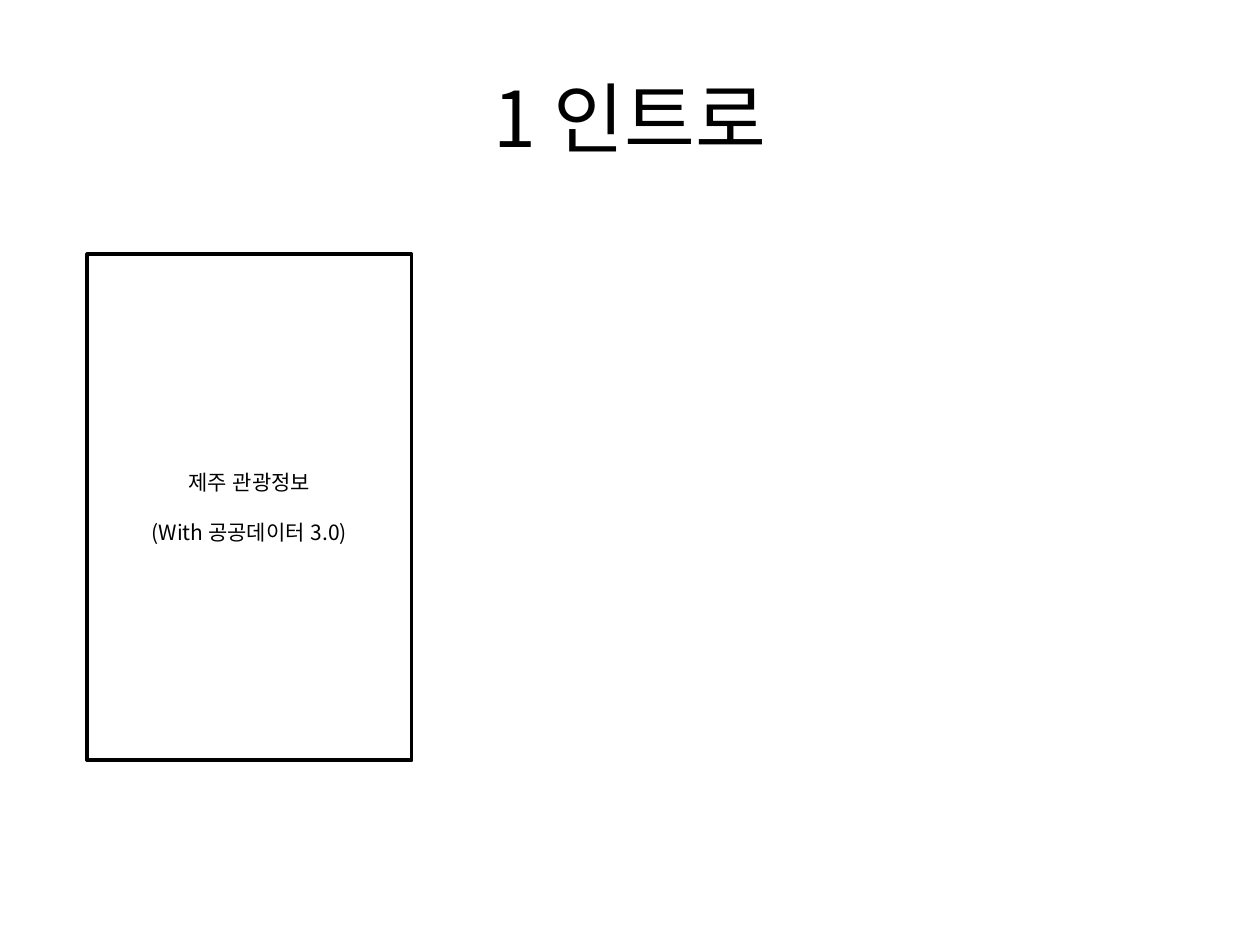
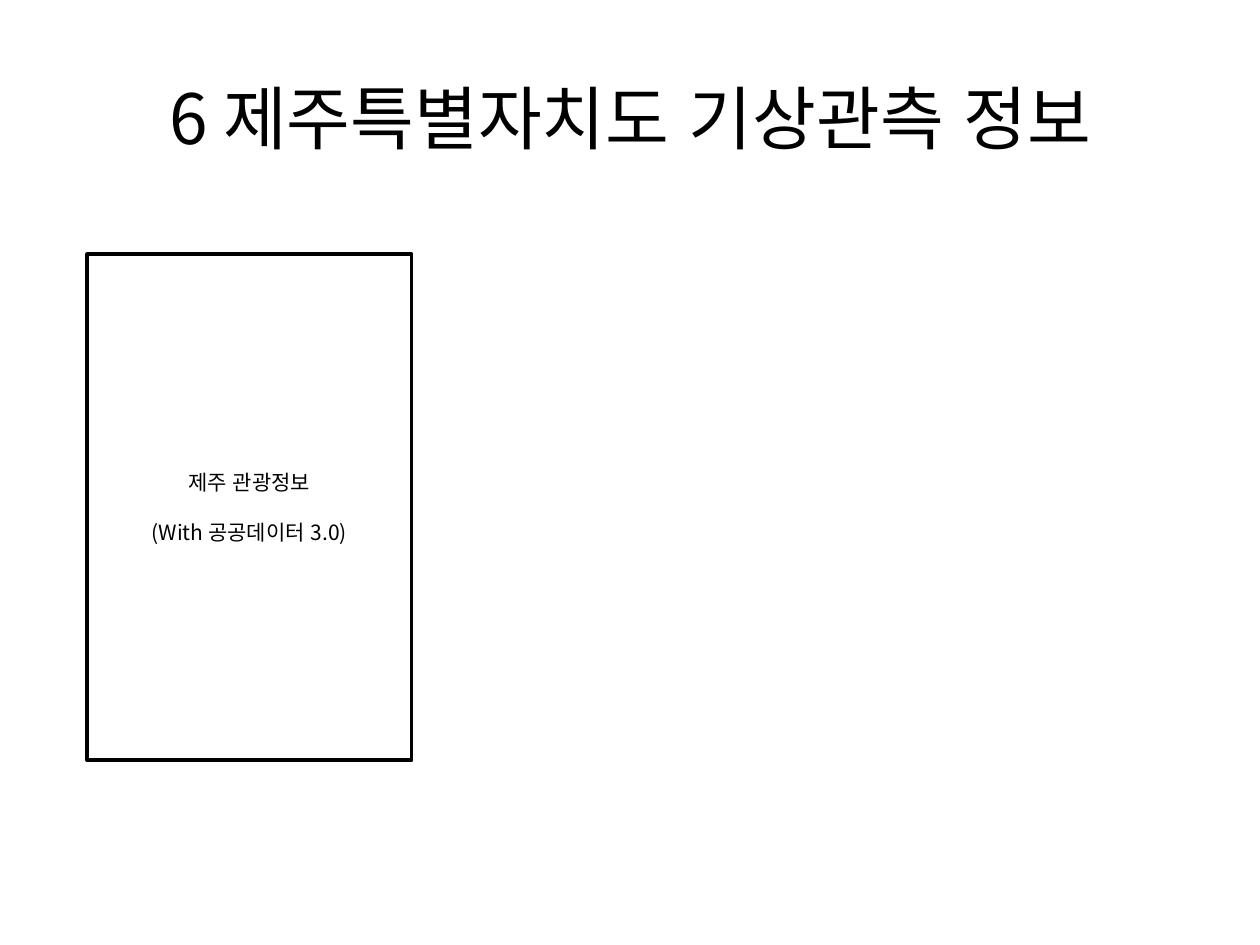
Before and after one commit to Seo-Sang-Eun/test01, a slide deck: slide 8 of Project Info/ui.pptx (slide 9 before the commit). Drawn at 1260x945 pixels with LibreOffice and Linux fonts; fonts in the diff are those of the drawing. Boxes give left, top, right and bottom in pixels: in the first picture for what was removed or moved away, otherwise in the second. Text is boxed around its words. In the diff, an @@ line names an element or a change of style, - is before the commit and + after.

Commit message:
관련정보 업데이트
ppt 업데이트
txt -> 엑셀

```diff
--- a/Project Info/ui.pptx
+++ b/Project Info/ui.pptx
@@ title at bbox=[169, 86, 1091, 150]: text changed; size 44 to 39.6 pt @@
-1 인트로
+6 제주특별자치도 기상관측 정보
```
Also in this commit, not shown: 3 other slides changed, 1 slide removed, 2 other files.
